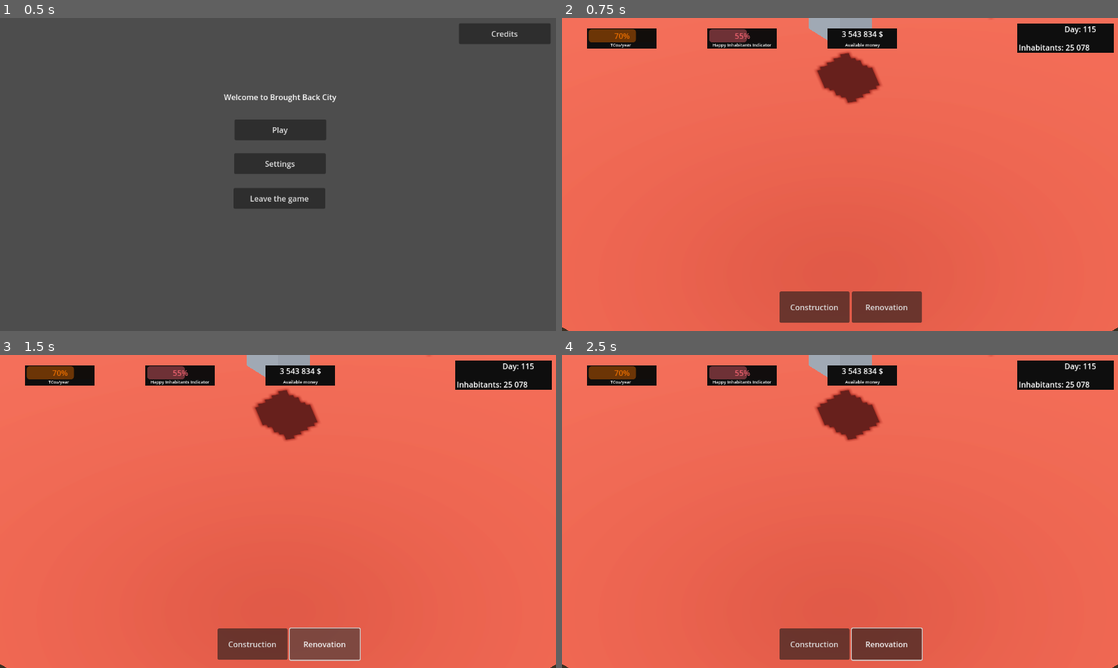
Above: before the commit, frames 1-4 (two rows, left to right).
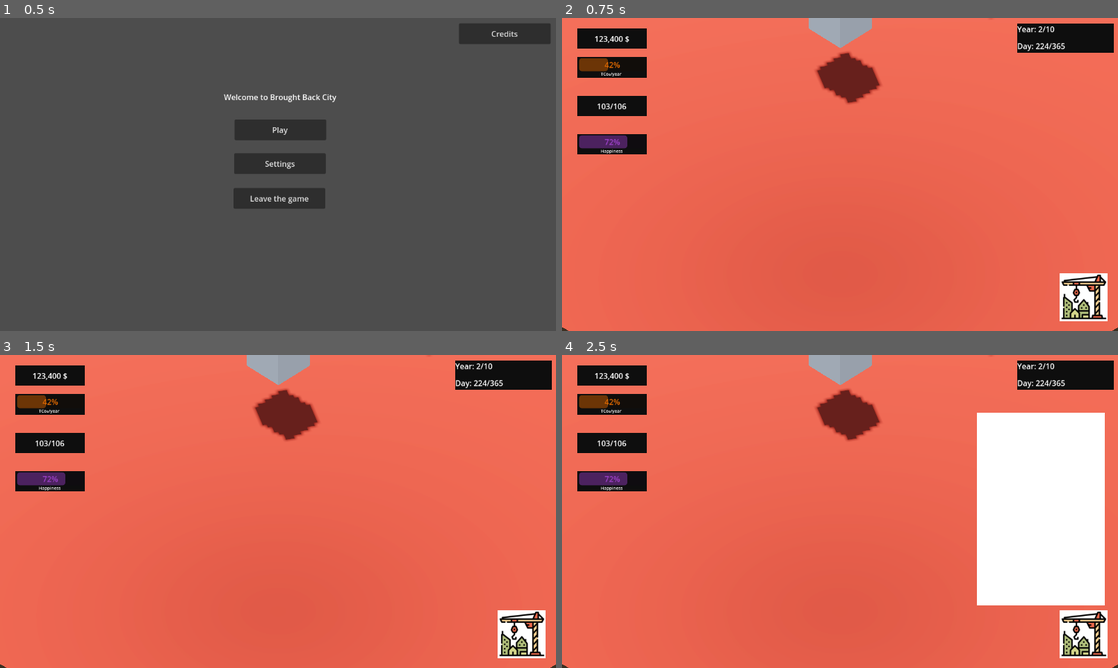
Above: after the commit, the same moments.

Repository: algosup/2024-2025-project-2-serious-game-team-5
Game: Godot game, scene res://Scenes/MainMenu.tscn
Two runs of this game, one before a commit and one after it. Both use one fixed random seed, a clock stepped at 60 frames per second and the inputs below.
Inputs (mouse positions are in pixels of both pictures, inside the frame that each line leads up to):
- Up to frame 1 (0.5 s): no input
- Up to frame 2 (0.75 s): click "Play" at 0.5 s
- Up to frame 3 (1.5 s): click (322, 642) at 1.25 s, where only the run before the commit has a clickable "Renovation"
- Up to frame 4 (2.5 s): click (1084, 633) at 2.02 s

Frame 1 is identical in both runs. In frame 2, 8.8% of the frame differs, in the area x 2-99%, y 2-98%; in frame 3, 8.9%; in frame 4, 23%.

Commit message:
Code Update - V.0.0.8
Small code update :
> Reorganization of the interface
> Adding construction box when pressing construction button

Diff:
--- a/brought-back-city/GDScript/CharacterScript/PlayerScript/Player.gd
+++ b/brought-back-city/GDScript/CharacterScript/PlayerScript/Player.gd
@@ -27,6 +27,7 @@
 		if Input.is_action_pressed("moving_camera") and Input.get_mouse_mode() == Input.MOUSE_MODE_CONFINED:
 			moving_camera_input.x = -event.screen_relative.x * mouse_sensitivity
 			moving_camera_input.z = -event.screen_relative.y * mouse_sensitivity
+			print("right click is working")
 
 	# Camera zoom-in (wheel down) and zoom-out (wheel up)
 	if event is InputEventMouseButton:
--- /dev/null
+++ b/brought-back-city/GDScript/GameScript/InterfaceScript/Interface.gd
@@ -0,0 +1,32 @@
+extends Control
+
+# ConstructionMenuBox speed
+@export var menu_size = 0.45
+@export var lerp_speed = 0.2
+
+var popped_up = false
+var up_anchor: Vector2
+var down_anchor: Vector2
+var target_anchor: Vector2
+
+@onready var construction_menu_box = $ConstructionMenu/ConstructionMenuBox
+
+# This function sets up the starting and sliding positions for the ConstructionMenuBox
+func _ready() -> void:
+	down_anchor = Vector2(construction_menu_box.anchor_left, construction_menu_box.anchor_right)
+	up_anchor = Vector2(down_anchor.x - menu_size, down_anchor.y - menu_size)
+	target_anchor = down_anchor  # Set no movement of the MenuBox at the beginning
+
+# This function moves the ConstructionMenuBox towards the target position, creating a sliding animation.
+func _process(_delta: float) -> void:
+	if construction_menu_box.anchor_left != target_anchor.x or construction_menu_box.anchor_right != target_anchor.y:
+		construction_menu_box.anchor_left = lerp(construction_menu_box.anchor_left, target_anchor.x, lerp_speed)
+		construction_menu_box.anchor_right = lerp(construction_menu_box.anchor_right, target_anchor.y, lerp_speed)
+
+# This function toggles the ConstructionMenuBox between its hidden and visible positions when the button is pressed.
+func _on_construction_menu_button_pressed() -> void:
+	if not popped_up:
+		target_anchor = up_anchor
+	else:
+		target_anchor = down_anchor
+	popped_up = !popped_up
--- a/brought-back-city/Scenes/Interface.tscn
+++ b/brought-back-city/Scenes/Interface.tscn
@@ -1,40 +1,29 @@
-[gd_scene load_steps=4 format=3 uid="uid://htmeeru1v4h8"]
+[gd_scene load_steps=5 format=3 uid="uid://htmeeru1v4h8"]
+
+[ext_resource type="Script" path="res://GDScript/GameScript/InterfaceScript/Interface.gd" id="1_5xait"]
+[ext_resource type="Texture2D" uid="uid://b3cjh5nfx3cgg" path="res://Assets/2DAssets/Interface/ConstructionMenu.png" id="1_lhiha"]
+[ext_resource type="Texture2D" uid="uid://yf82ro07spqe" path="res://Assets/2DAssets/Interface/Construction.png" id="1_q44jx"]
 
 [sub_resource type="LabelSettings" id="LabelSettings_t4721"]
 font_size = 9
 
-[sub_resource type="LabelSettings" id="LabelSettings_p8544"]
-font_size = 9
-
-[sub_resource type="LabelSettings" id="LabelSettings_doy48"]
-font_size = 9
-
 [node name="Interface" type="Control"]
 layout_mode = 3
-anchors_preset = 0
-
-[node name="RenovationButton" type="Button" parent="."]
-layout_mode = 0
-offset_left = 600.0
-offset_top = 566.0
-offset_right = 745.0
-offset_bottom = 631.0
-text = "Renovation"
-
-[node name="ConstructionButton" type="Button" parent="."]
-layout_mode = 0
-offset_left = 450.0
-offset_top = 566.0
-offset_right = 595.0
-offset_bottom = 631.0
-text = "Construction"
+anchors_preset = 15
+anchor_right = 1.0
+anchor_bottom = 1.0
+grow_horizontal = 2
+grow_vertical = 2
+mouse_filter = 1
+script = ExtResource("1_5xait")
 
 [node name="Co2Background" type="ColorRect" parent="."]
 layout_mode = 0
-offset_left = 50.0
-offset_top = 20.0
-offset_right = 194.0
-offset_bottom = 62.0
+offset_left = 30.0
+offset_top = 80.0
+offset_right = 174.0
+offset_bottom = 122.0
+mouse_filter = 1
 color = Color(0.0562916, 0.0562916, 0.0562916, 1)
 
 [node name="Co2Label" type="Label" parent="Co2Background"]
@@ -64,34 +53,35 @@
 offset_right = 70.0
 offset_bottom = 29.0
 grow_horizontal = 2
-value = 70.0
+value = 42.0
 
-[node name="HIIBackground" type="ColorRect" parent="."]
+[node name="HappinessBackground" type="ColorRect" parent="."]
 layout_mode = 0
-offset_left = 300.0
-offset_top = 20.0
-offset_right = 444.0
-offset_bottom = 62.0
+offset_left = 30.0
+offset_top = 240.0
+offset_right = 174.0
+offset_bottom = 282.0
+mouse_filter = 1
 color = Color(0.0562916, 0.0562916, 0.0562916, 1)
 
-[node name="HIILabel" type="Label" parent="HIIBackground"]
+[node name="HappinessLabel" type="Label" parent="HappinessBackground"]
 layout_mode = 1
 anchors_preset = 7
 anchor_left = 0.5
 anchor_top = 1.0
 anchor_right = 0.5
 anchor_bottom = 1.0
-offset_left = -61.0
+offset_left = -23.0
 offset_top = -14.0
-offset_right = 61.0
+offset_right = 51.0
 offset_bottom = 9.0
 grow_horizontal = 2
 grow_vertical = 0
-text = "Happy Inhabitants Indicator"
-label_settings = SubResource("LabelSettings_p8544")
+text = "Happiness"
+label_settings = SubResource("LabelSettings_t4721")
 
-[node name="HIIBar" type="ProgressBar" parent="HIIBackground"]
-modulate = Color(0.976594, 0.402417, 0.455874, 1)
+[node name="HappinessBar" type="ProgressBar" parent="HappinessBackground"]
+modulate = Color(0.653786, 0.26679, 0.832991, 1)
 layout_mode = 1
 anchors_preset = 5
 anchor_left = 0.5
@@ -101,69 +91,108 @@
 offset_right = 70.0
 offset_bottom = 29.0
 grow_horizontal = 2
-value = 55.0
+value = 72.0
+
+[node name="Population" type="ColorRect" parent="."]
+layout_mode = 0
+offset_left = 30.0
+offset_top = 160.0
+offset_right = 174.0
+offset_bottom = 202.0
+mouse_filter = 1
+color = Color(0.0562916, 0.0562916, 0.0562916, 1)
+
+[node name="PopulationLabel" type="Label" parent="Population"]
+layout_mode = 1
+anchors_preset = 8
+anchor_left = 0.5
+anchor_top = 0.5
+anchor_right = 0.5
+anchor_bottom = 0.5
+offset_left = -61.0
+offset_top = -11.5
+offset_right = 61.0
+offset_bottom = 11.5
+grow_horizontal = 2
+grow_vertical = 2
+text = "103/106"
+horizontal_alignment = 1
 
 [node name="MoneyBackground" type="ColorRect" parent="."]
 layout_mode = 0
-offset_left = 550.0
+offset_left = 30.0
 offset_top = 20.0
-offset_right = 694.0
+offset_right = 174.0
 offset_bottom = 62.0
+mouse_filter = 1
 color = Color(0.0562916, 0.0562916, 0.0562916, 1)
-
-[node name="MoneyTextLabel" type="Label" parent="MoneyBackground"]
-layout_mode = 1
-anchors_preset = 7
-anchor_left = 0.5
-anchor_top = 1.0
-anchor_right = 0.5
-anchor_bottom = 1.0
-offset_left = -36.0
-offset_top = -14.0
-offset_right = 92.0
-offset_bottom = 9.0
-grow_horizontal = 2
-grow_vertical = 0
-text = "Available money"
-label_settings = SubResource("LabelSettings_doy48")
 
 [node name="MoneyLabel" type="Label" parent="MoneyBackground"]
 layout_mode = 1
-anchors_preset = 5
+anchors_preset = 8
 anchor_left = 0.5
+anchor_top = 0.5
 anchor_right = 0.5
-offset_left = -20.0
-offset_right = 20.0
-offset_bottom = 23.0
+anchor_bottom = 0.5
+offset_left = -36.5
+offset_top = -11.5
+offset_right = 36.5
+offset_bottom = 11.5
 grow_horizontal = 2
-text = "3 543 834 $"
+grow_vertical = 2
+text = "123,400 $"
 
-[node name="Day&InhabitantsBackground" type="ColorRect" parent="."]
+[node name="Year&DayBackground" type="ColorRect" parent="."]
 layout_mode = 0
 offset_left = 943.0
 offset_top = 10.0
 offset_right = 1144.0
 offset_bottom = 71.0
+mouse_filter = 1
 color = Color(0.0562916, 0.0562916, 0.0562916, 1)
 
-[node name="DayLabel" type="Label" parent="Day&InhabitantsBackground"]
+[node name="YearLabel" type="Label" parent="Year&DayBackground"]
 layout_mode = 1
-anchors_preset = 5
-anchor_left = 0.5
-anchor_right = 0.5
-offset_left = -2.5
-offset_right = 71.5
+offset_right = 74.0
 offset_bottom = 23.0
-grow_horizontal = 2
-text = "Day: 115"
+text = "Year: 2/10"
 
-[node name="InhabitantsLabel" type="Label" parent="Day&InhabitantsBackground"]
+[node name="DayLabel" type="Label" parent="Year&DayBackground"]
 layout_mode = 1
-anchors_preset = 2
+offset_top = 35.0
+offset_right = 148.0
+offset_bottom = 58.0
+text = "Day: 224/365"
+
+[node name="ConstructionMenu" type="VBoxContainer" parent="."]
+layout_mode = 1
+anchors_preset = -1
+anchor_left = 0.936
 anchor_top = 1.0
+anchor_right = 1.068
 anchor_bottom = 1.0
-offset_left = 3.0
-offset_top = -23.0
-offset_right = 151.0
+offset_left = -419.0
+offset_top = -524.0
+offset_right = 273.0
+offset_bottom = -20.0
+grow_horizontal = 0
 grow_vertical = 0
-text = "Inhabitants: 25 078"
+theme_override_constants/separation = 10
+
+[node name="ConstructionMenuBox" type="NinePatchRect" parent="ConstructionMenu"]
+custom_minimum_size = Vector2(265, 400)
+layout_mode = 2
+size_flags_horizontal = 8
+mouse_filter = 1
+mouse_default_cursor_shape = 2
+texture = ExtResource("1_lhiha")
+region_rect = Rect2(0, 0, 730, 1160)
+
+[node name="ConstructionMenuButton" type="TextureButton" parent="ConstructionMenu"]
+layout_mode = 2
+size_flags_horizontal = 4
+mouse_filter = 1
+mouse_default_cursor_shape = 2
+texture_normal = ExtResource("1_q44jx")
+
+[connection signal="pressed" from="ConstructionMenu/ConstructionMenuButton" to="." method="_on_construction_menu_button_pressed"]
Binary file added: brought-back-city/Assets/2DAssets/Interface/Construction.png
Not shown, added: brought-back-city/Assets/2DAssets/Interface/Construction.png.import
Binary file added: brought-back-city/Assets/2DAssets/Interface/ConstructionMenu.png
Not shown, added: brought-back-city/Assets/2DAssets/Interface/ConstructionMenu.png.import
